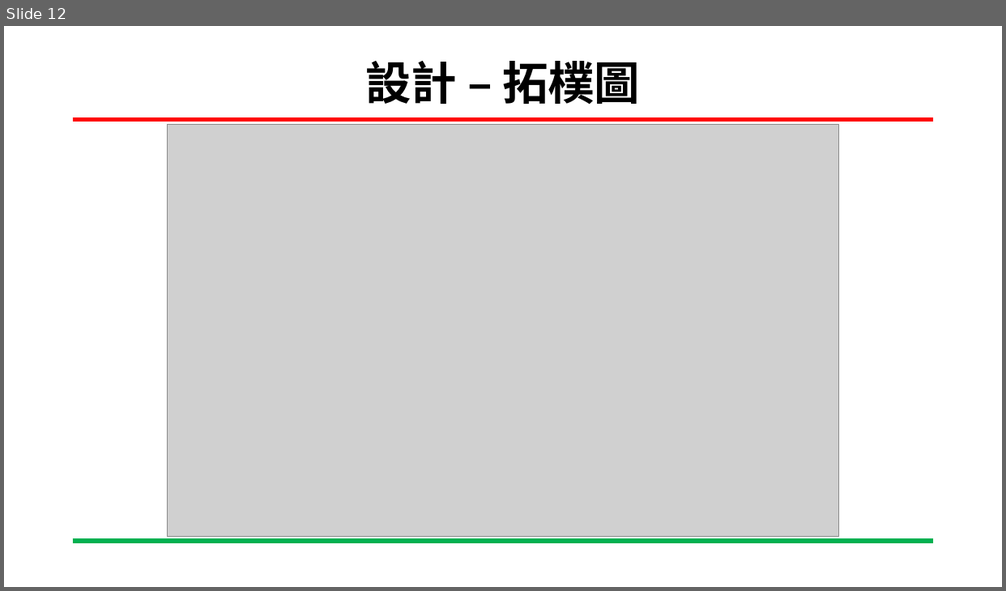
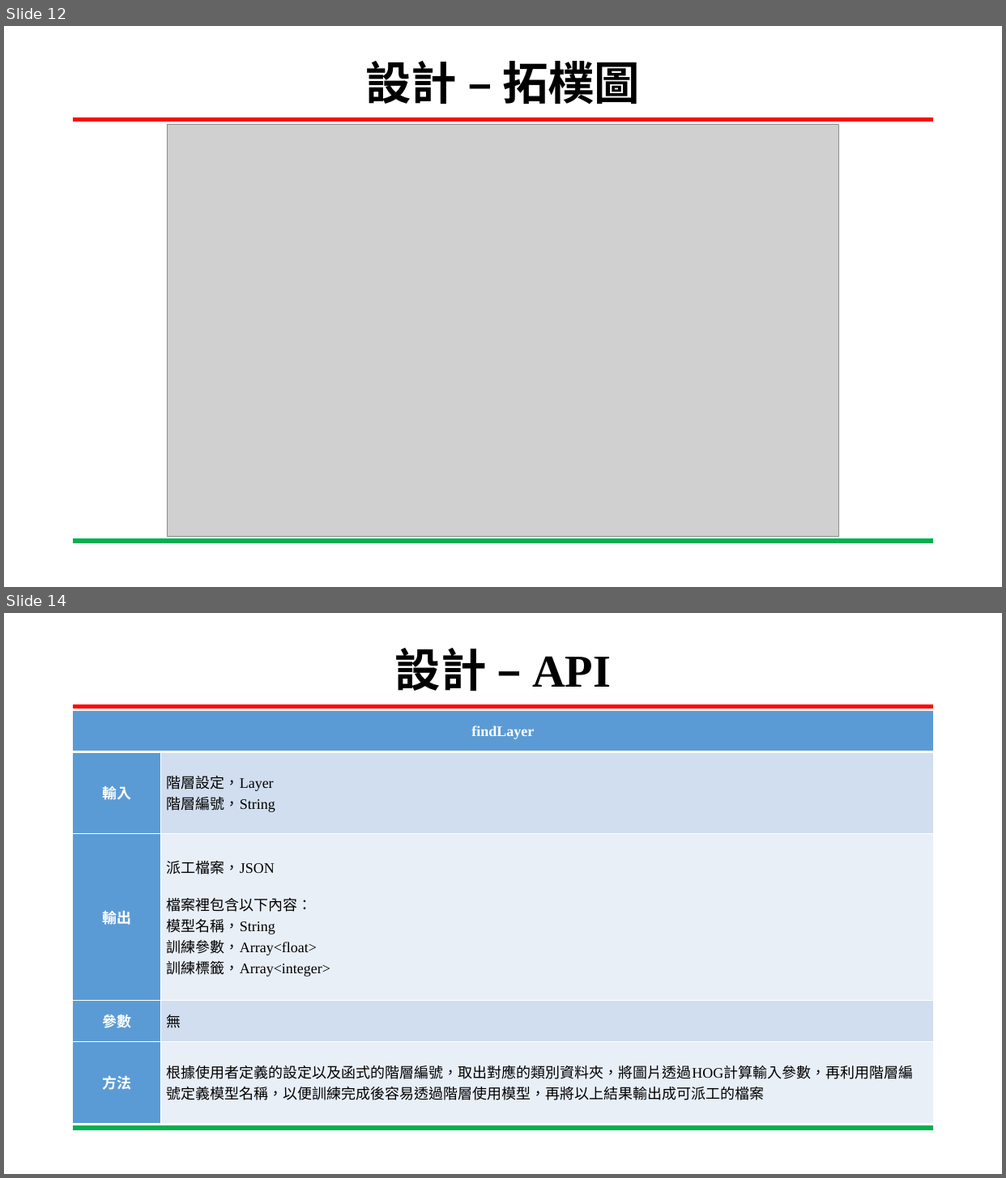
Before and after one commit to YUXING-LEE/image_process, a slide deck: final/基於分散式網路架構訓練階層式分類模型.pptx. Shown one above the other, each under a label of ours: slide 12 before the commit, slides 12 and 14 after it; the slides between them are not shown. The pictures are 1006x591 and 1006x1178 pixels, drawn with LibreOffice and Linux fonts; fonts in the diff are those of the drawing; grey boxes stand for pictures; background and template pictures are left out. Boxes give left, top, right and bottom in pixels: in the first picture for what was removed or moved away, otherwise in the second. Text is boxed around its words. In the diff, an @@ line names an element or a change of style, - is before the commit and + after.

```diff
--- a/final/基於分散式網路架構訓練階層式分類模型.pptx
+++ b/final/基於分散式網路架構訓練階層式分類模型.pptx
@@ slide 14 added at (x1=4, y1=613, x2=1002, y2=1174), background #FFFFFF; not listed: 2 template elements that a slide beside it also shows @@
@@ title added at (x1=395, y1=648, x2=611, y2=691), 44 pt, text #000000, bold @@
+設計 – API
@@ table added at (x1=73, y1=711, x2=934, y2=1124), 5 rows, 2 columns @@
+findLayer | 
+輸入 | 階層設定，Layer / 階層編號，String
+輸出 | 派工檔案，JSON / 檔案裡包含以下內容： / 模型名稱，String / 訓練參數，Array<float> / 訓練標籤，Array<integer>
+參數 | 無
+方法 | 根據使用者定義的設定以及函式的階層編號，取出對應的類別資料夾，將圖片透過HOG計算輸入參數，再利用階層編號定義模型名稱，以便訓練完成後容易透過階層使用模型，再將以上結果輸出成可派工的檔案
```
Also in this commit, not shown: 3 other slides added, 4 other files.
